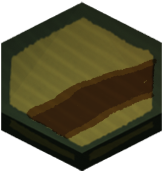
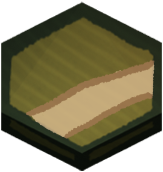
Layers edited between the first and the second (163, 172) image:
pixels changed over [26, 58, 157, 139] (layer not identified)
